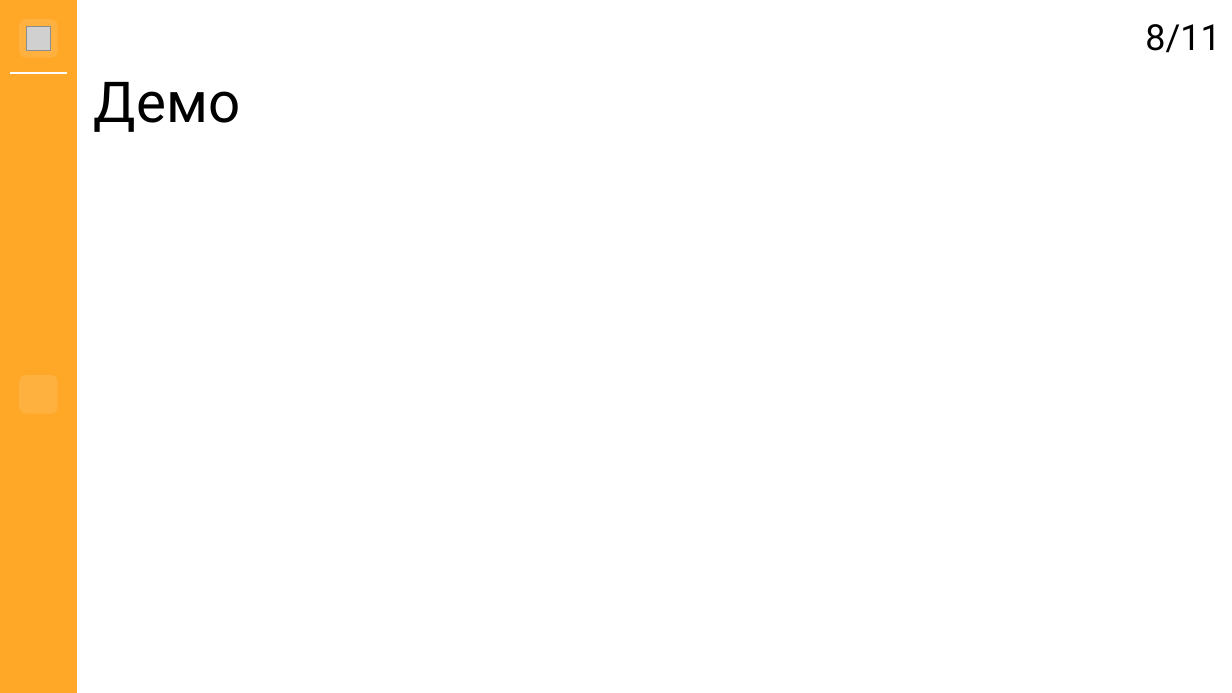
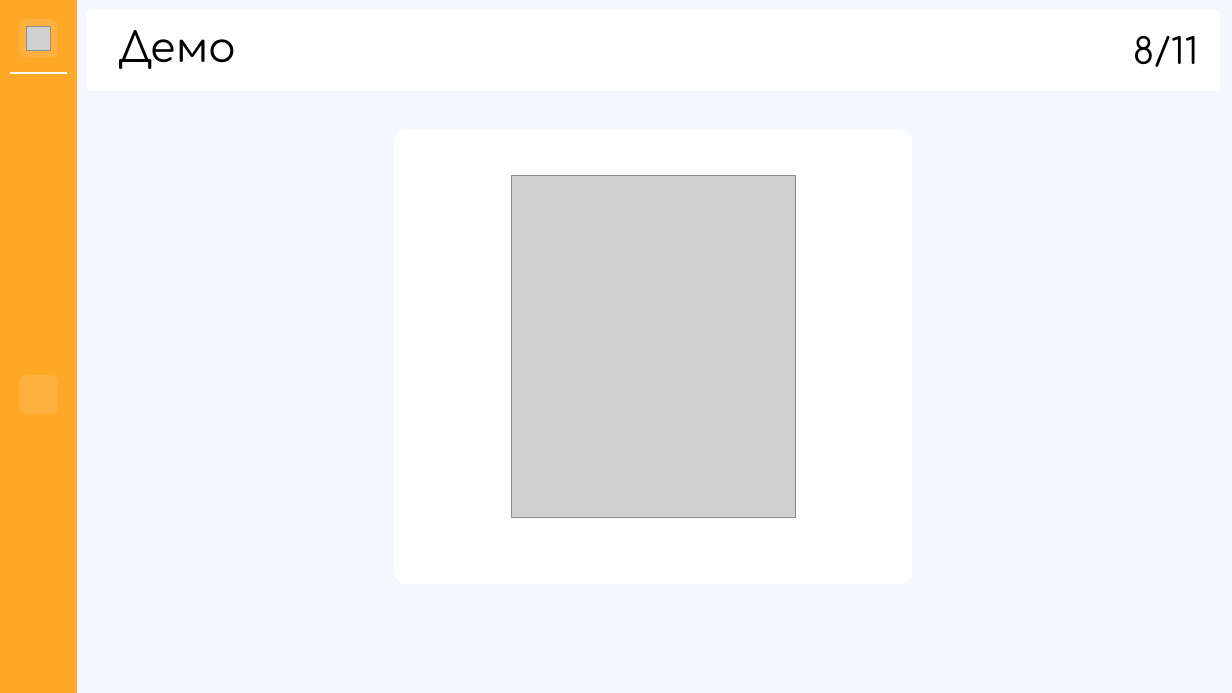
Before and after one commit to hhallva/cmdnt-website, a slide deck: slide 8 of КП/Презентация/Презентация.pptx. Drawn at 1232x693 pixels with LibreOffice and Linux fonts; fonts in the diff are those of the drawing; grey boxes stand for pictures; background and template pictures are left out. Boxes give left, top, right and bottom in pixels: in the first picture for what was removed or moved away, otherwise in the second. Text is boxed around its words. In the diff, an @@ line names an element or a change of style, - is before the commit and + after.

Commit message:
Обновление презентации
+ Титульный слайд (1)
+ Целевая аудитория (3)
+ Средства разработки (5)
+ Архитектура системы (6)
+ Архитектура системы (7)
+ Демо (8)
+ Преимущества (9)

Осталось доделать
- Актуальность
- Цель
- Задачи
- Заключение

```diff
--- a/КП/Презентация/Презентация.pptx
+++ b/КП/Презентация/Презентация.pptx
@@ background #FFFFFF to #F4F7FB @@
@@ rounded rectangle added at (87,11,1220,91), fill #FFFFFF, outline #FFFFFF 1.5 pt @@
@@ title "Демо": place and size @@
-title "Демо" at (94,82,240,132)
+title "Демо" at (118,30,236,69)
@@ title "Демо" at (118,30,236,69): size 44 to 32 pt, font Roboto to Comfortaa @@
@@ text "8/11": place and size @@
-text "8/11" at (1145,24,1220,53)
+text "8/11" at (1133,36,1198,67)
@@ text "8/11" at (1133,36,1198,67): font Roboto to Comfortaa @@
@@ rounded rectangle added at (396,131,911,584), fill #FFFFFF, outline #FFFFFF 1.5 pt @@
@@ picture added at (511,176,796,518) @@
```
Also in this commit, not shown: 10 other slides changed, 1 other file.
